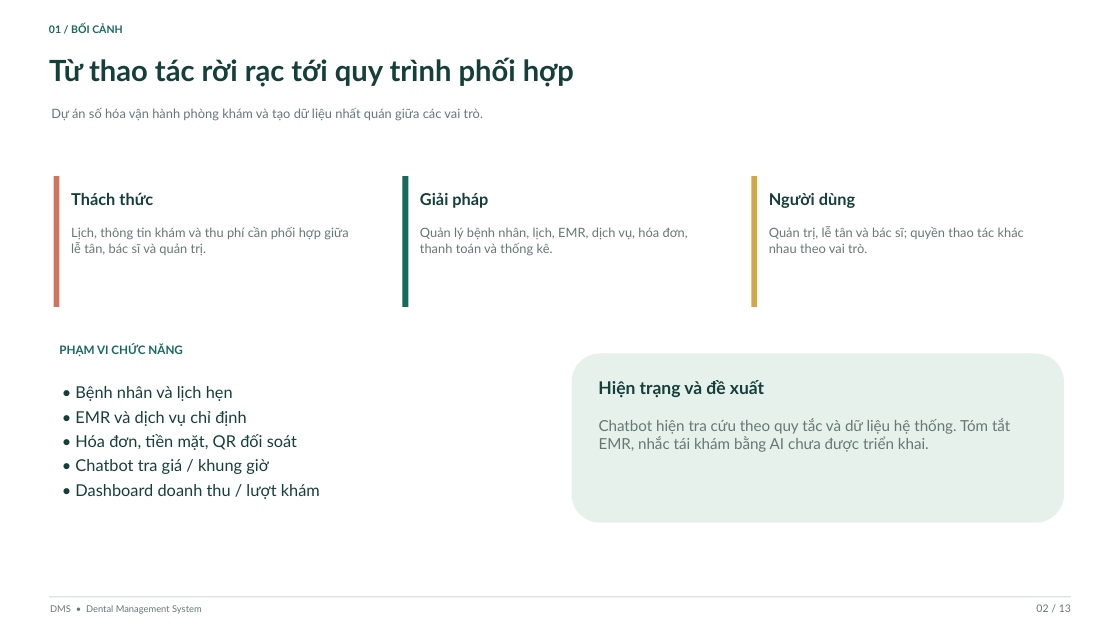
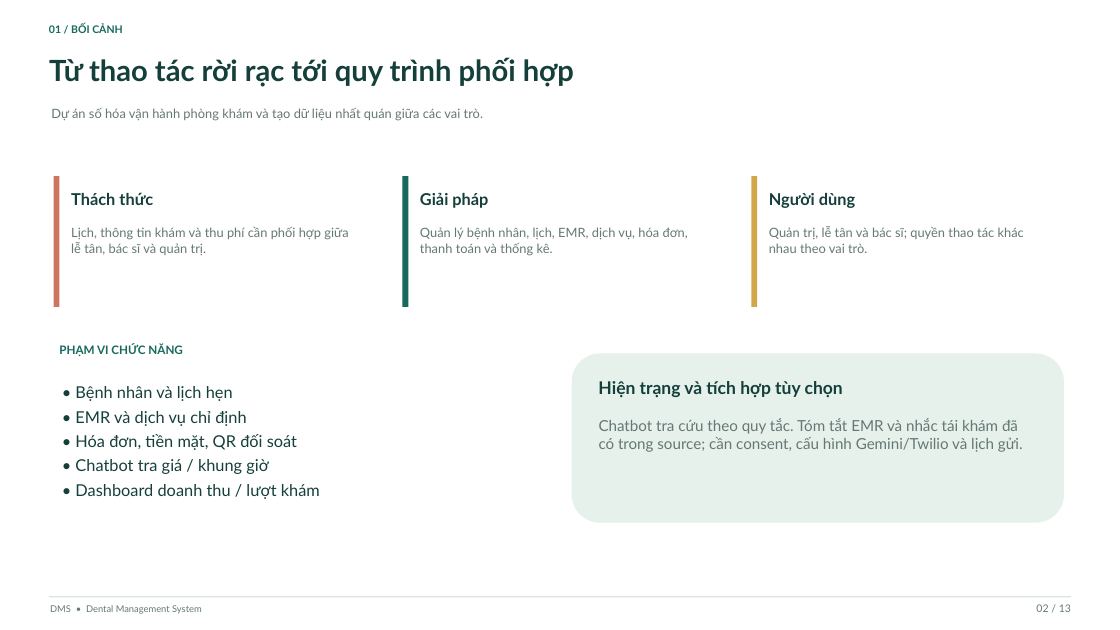
Before and after one commit to tuuyengb06/dental-clinic-system, a slide deck: slide 2 of docs/project-presentation.pptx. Drawn at 1120x630 pixels with LibreOffice and Linux fonts; fonts in the diff are those of the drawing. Boxes give left, top, right and bottom in pixels: in the first picture for what was removed or moved away, otherwise in the second. Text is boxed around its words. In the diff, an @@ line names an element or a change of style, - is before the commit and + after.

```diff
--- a/docs/project-presentation.pptx
+++ b/docs/project-presentation.pptx
@@ text at (598, 381, 843, 398): text changed @@
-Hiện trạng và đề xuất
+Hiện trạng và tích hợp tùy chọn
@@ text at (599, 418, 1023, 452): text changed @@
-Chatbot hiện tra cứu theo quy tắc và dữ liệu hệ thống. Tóm tắt EMR, nhắc tái khám bằng AI chưa được triển khai.
+Chatbot tra cứu theo quy tắc. Tóm tắt EMR và nhắc tái khám đã có trong source; cần consent, cấu hình Gemini/Twilio và lịch gửi.
```
Also in this commit, not shown: 7 other slides changed, 21 other files.
